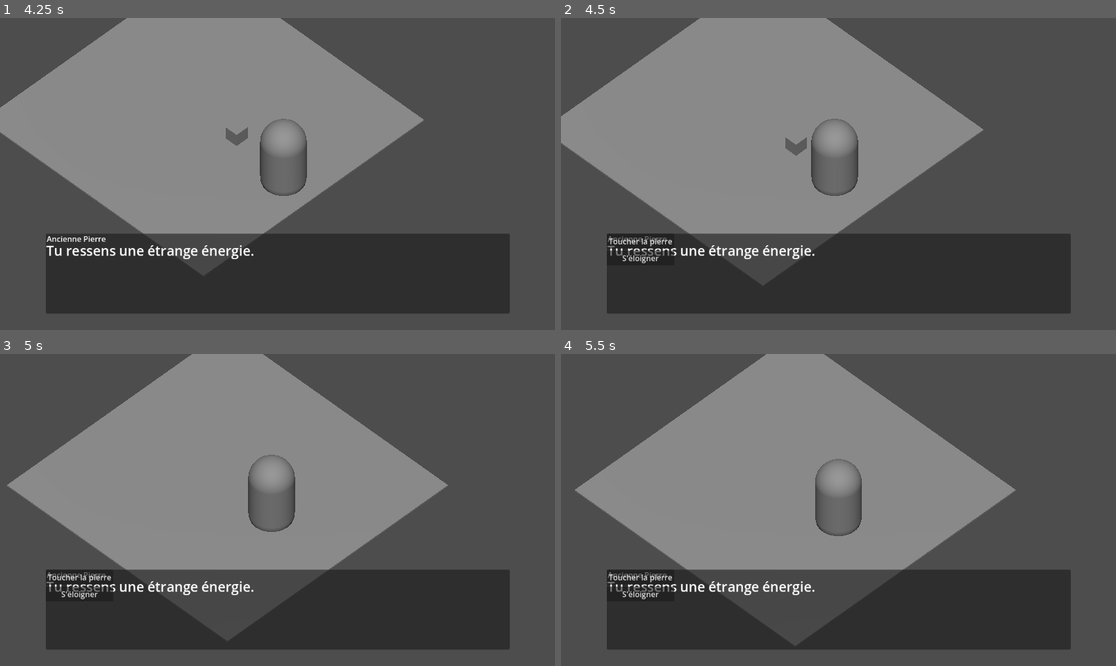
Above: before the commit, frames 1-4 (two rows, left to right).
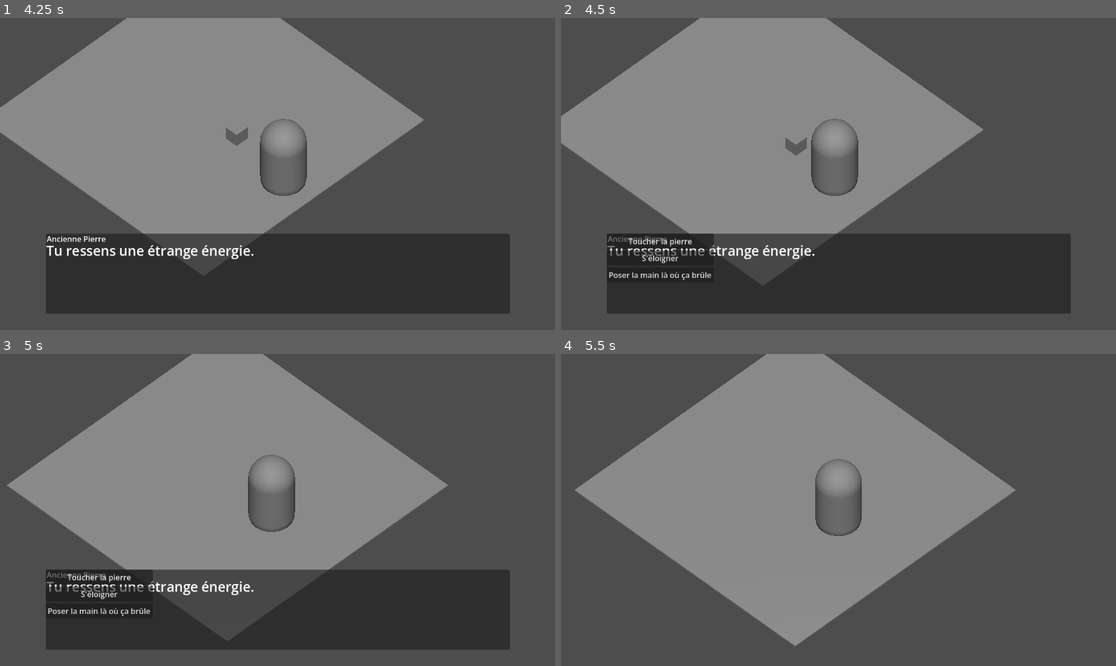
Above: after the commit, the same moments.

Repository: sillpct/lagoutte
Game: Godot game, scene res://scenes/main/main.tscn
Two runs of this game, one before a commit and one after it. Both use one fixed random seed, a clock stepped at 60 frames per second and the inputs below.
Inputs (mouse positions are in pixels of both pictures, inside the frame that each line leads up to):
- Up to frame 1 (4.25 s): click "Nouvelle Partie" at 0.5 s; hold Right (ui_right) 1.28-2.03 s; hold E (interact) 1.28-2.03 s; hold Down (ui_down) 2.03-2.78 s; tap E (interact) at 2.1, 3.6 s; hold Right (ui_right) 2.78-3.53 s; hold E (interact) 2.78-3.53 s; hold Up (ui_up) from 3.53 s (still down)
- Up to frame 2 (4.5 s): release Up (ui_up) at 4.28 s; hold Left (ui_left) from 4.28 s (still down); hold E (interact) from 4.28 s (still down)
- Up to frame 3 (5 s): keep holding Left (ui_left); keep holding E (interact)
- Up to frame 4 (5.5 s): release Left (ui_left) at 5 s; release E (interact) at 5 s; click (660, 609) at 5 s, where only the run after the commit has a clickable "Poser la main là où ça brûle"

Frame 1 is identical in both runs. In frame 2, 0.6% of the frame differs, in the area x 8-28%, y 69-84%; in frame 3, 0.7%; in frame 4, 21%, in the area x 8-92%, y 69-95%.

Commit message:
feat: capacité damage sur les choix

Diff:
--- a/scenes/entities/player.gd
+++ b/scenes/entities/player.gd
@@ -92,6 +92,9 @@
 
 	if choice.has("set_flag"):
 		GameState.set_flag(choice["set_flag"])
+	if choice.has("damage"):
+		pv.reduce(int(choice["damage"]))
+		print("PV : ", pv.current_value, " / ", pv.max_value)
 
 func clear_choices(choices_container) -> void:
 
--- a/scenes/exploration/test_interactable.gd
+++ b/scenes/exploration/test_interactable.gd
@@ -24,6 +24,10 @@
 		"text": "Reposer la main sur la pierre",
 		"set_flag": "ancient_stone_touched",
 		"require": ["ancient_stone_touched"]
+	},
+	{
+		"text": "Poser la main là où ça brûle",
+		"damage": 30
 	}
 
 ]
